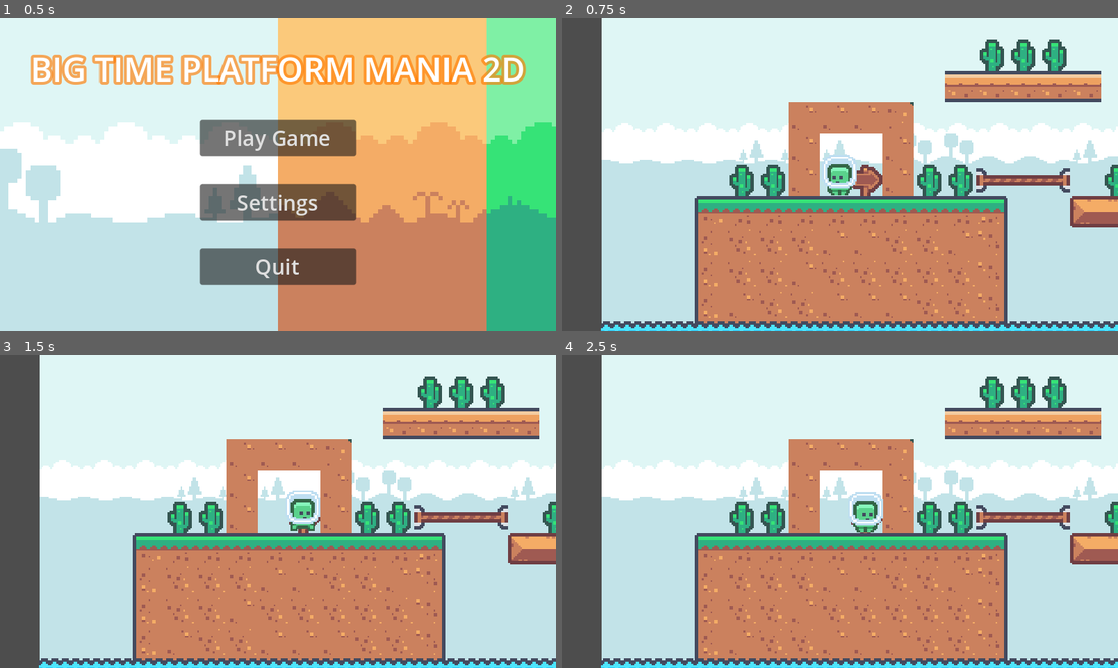
Above: before the commit, frames 1-4 (two rows, left to right).
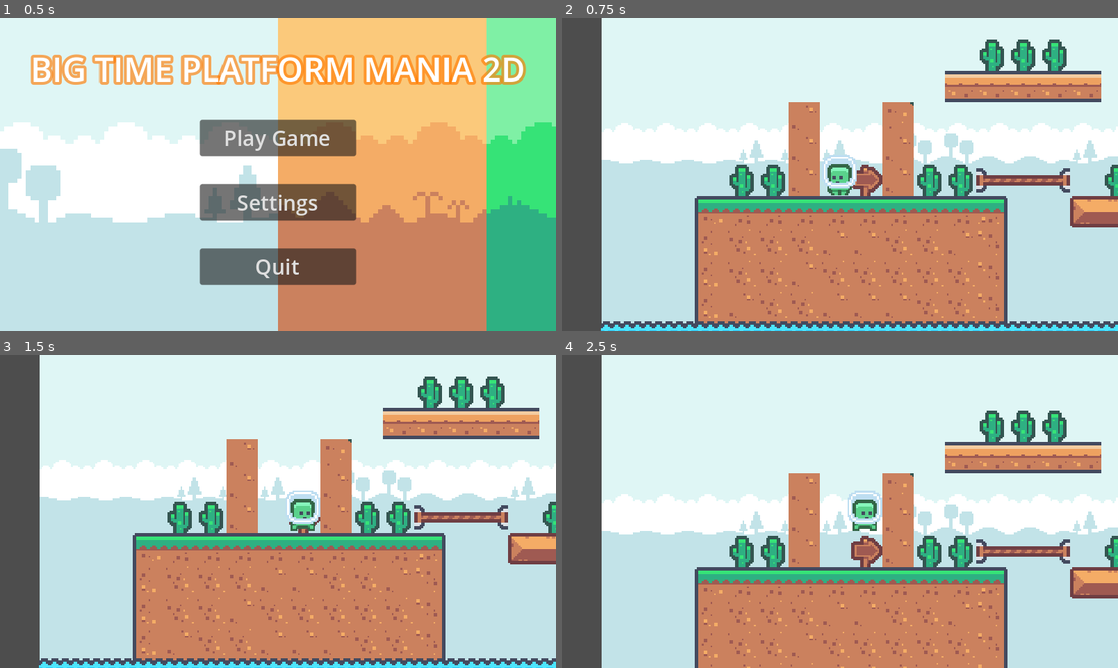
Above: after the commit, the same moments.

Repository: BenBenBenB/godot-testing-2d
Game: Godot game, scene res://scene/main.tscn
The game is run twice, just before and just after one commit, with the same random seed, the same clock (stepped at 60 frames per second) and the same inputs.
Inputs:
- Up to frame 1 (0.5 s): no input
- Up to frame 2 (0.75 s): click "Play Game" at 0.5 s
- Up to frame 3 (1.5 s): tap Enter at 1.25 s; hold D (move_right) from 1.28 s (still down)
- Up to frame 4 (2.5 s): keep holding D (move_right); tap Space (jump) at 1.52, 2.27 s

Frame 1 is identical in both runs. In frame 2, 1.1% of the frame differs, in the area x 46-58%, y 26-37%; in frame 3, 1.1%; in frame 4, 39%, in the area x 7-100%, y 6-100%.

Commit message:
test small change

Diff:
--- a/scene/level/level_01.tscn
+++ b/scene/level/level_01.tscn
@@ -643,7 +643,7 @@
 rendering_quadrant_size = 18
 format = 2
 layer_0/name = "Platforms"
-layer_0/tile_data = PackedInt32Array(65535, 65536, 6, 131071 …(2403 unchanged characters)… 1, 262144, 1, -327675, 262144, 5, -393212, 262144, 5, -393213, 262144, 5, -393214, 262144, 5, -327678, 262144, 5, -458738, 65536, 2, -458737, 65536, 2, -458736, 65536, 2)
+layer_0/tile_data = PackedInt32Array(65535, 65536, 6, 131071 …(2403 unchanged characters)… 1, 262144, 1, -327675, 262144, 5, -393214, 262144, 5, -327678, 262144, 5, -458738, 65536, 2, -458737, 65536, 2, -458736, 65536, 2)
 layer_1/name = "Water"
 layer_1/z_index = 1
 layer_1/tile_data = PackedInt32Array(131068, 851968, 1, 131069, 851968, 1, 131070, 851968, 1, 131071, 851968, 1, 65536, …(4937 unchanged characters)…
